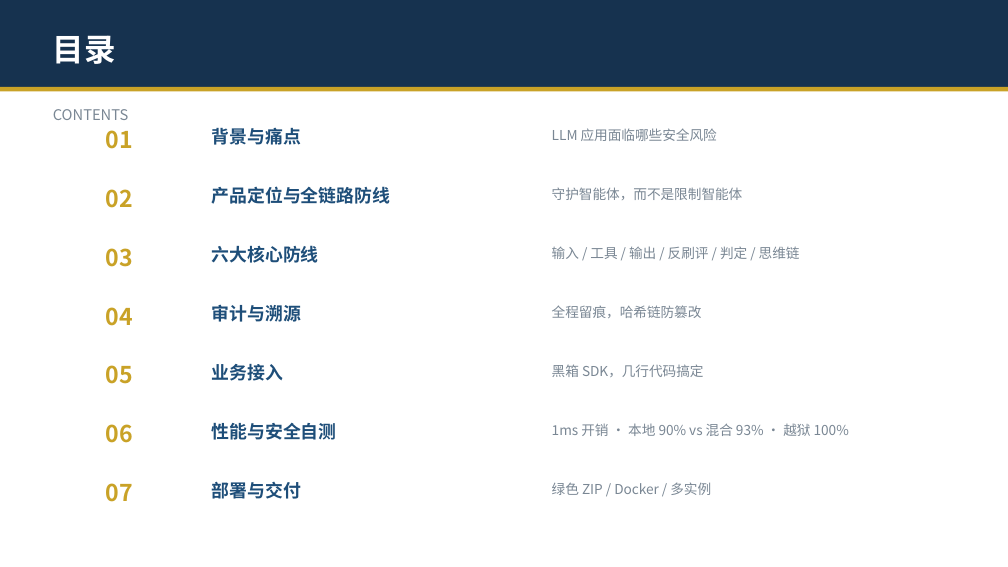
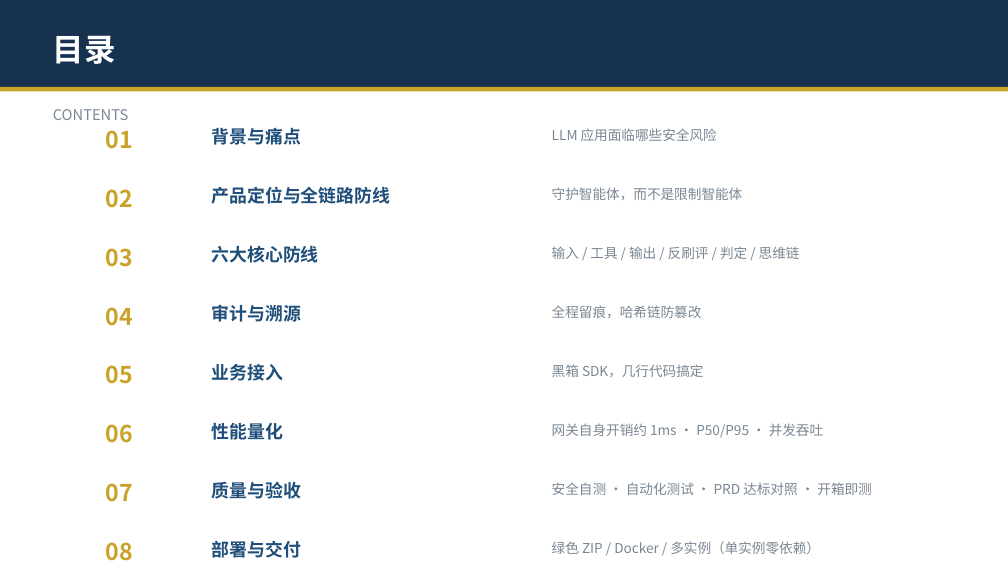
Before and after one commit to zhengyucheng-ktt/security-guard-agent, a slide deck: slide 2 of 安全交互守护智能体-演示.pptx. Drawn at 1008x567 pixels with LibreOffice and Linux fonts; fonts in the diff are those of the drawing. Boxes give left, top, right and bottom in pixels: in the first picture for what was removed or moved away, otherwise in the second. Text is boxed around its words. In the diff, an @@ line names an element or a change of style, - is before the commit and + after.

```diff
--- a/安全交互守护智能体-演示.pptx
+++ b/安全交互守护智能体-演示.pptx
@@ text at (x1=212, y1=423, x2=283, y2=440): text changed @@
-性能与安全自测
+性能量化
@@ text at (x1=552, y1=423, x2=823, y2=438): text changed @@
-1ms 开销 · 本地 90% vs 混合 93% · 越狱 100%
+网关自身开销约 1ms · P50/P95 · 并发吞吐
@@ text added at (x1=212, y1=482, x2=301, y2=499), 17 pt, text #1E4E79, bold @@
+质量与验收
@@ text at (x1=552, y1=482, x2=871, y2=495): text changed @@
-绿色 ZIP / Docker / 多实例
+安全自测 · 自动化测试 · PRD 达标对照 · 开箱即测
@@ text "部署与交付" moved from (x1=212, y1=482, x2=301, y2=499) to (x1=212, y1=541, x2=301, y2=558) @@
@@ text added at (x1=106, y1=542, x2=133, y2=561), 22 pt, text #C9A227, bold @@
+08
@@ text added at (x1=552, y1=541, x2=820, y2=554), 13 pt, text #7A8794 @@
+绿色 ZIP / Docker / 多实例（单实例零依赖）
```
Also in this commit, not shown: 13 other slides changed, 1 slide added.
